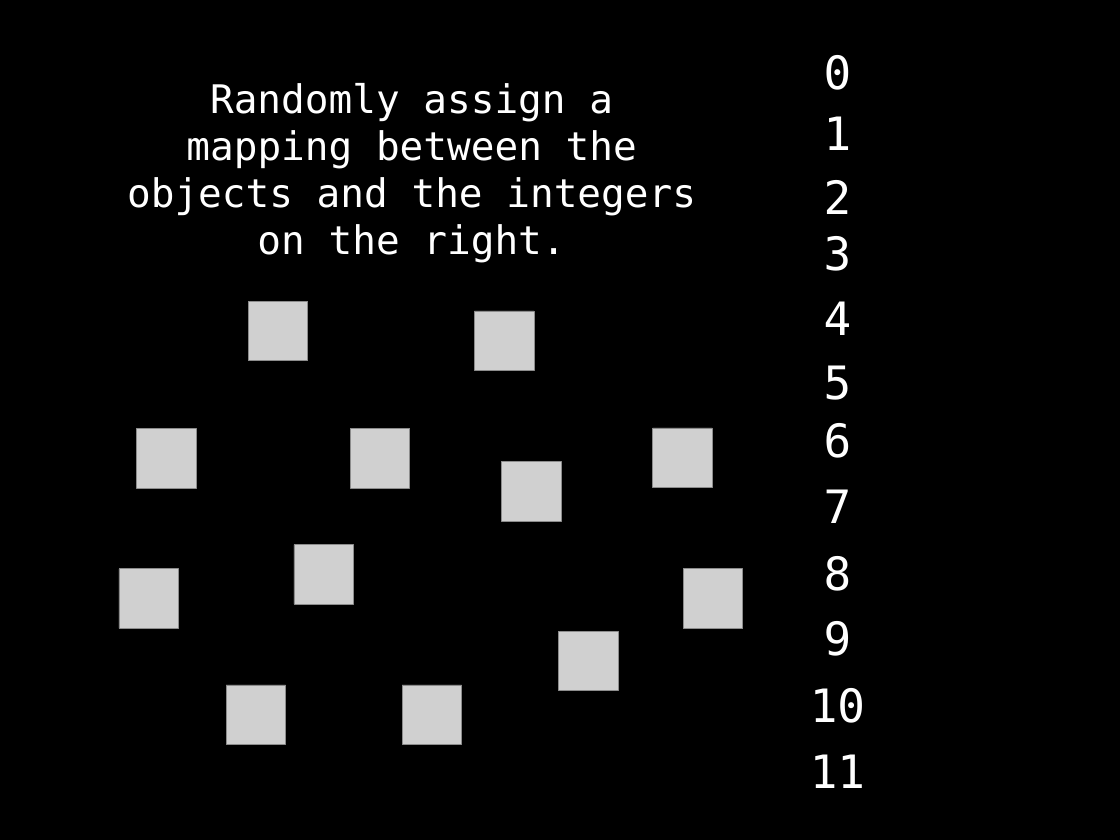
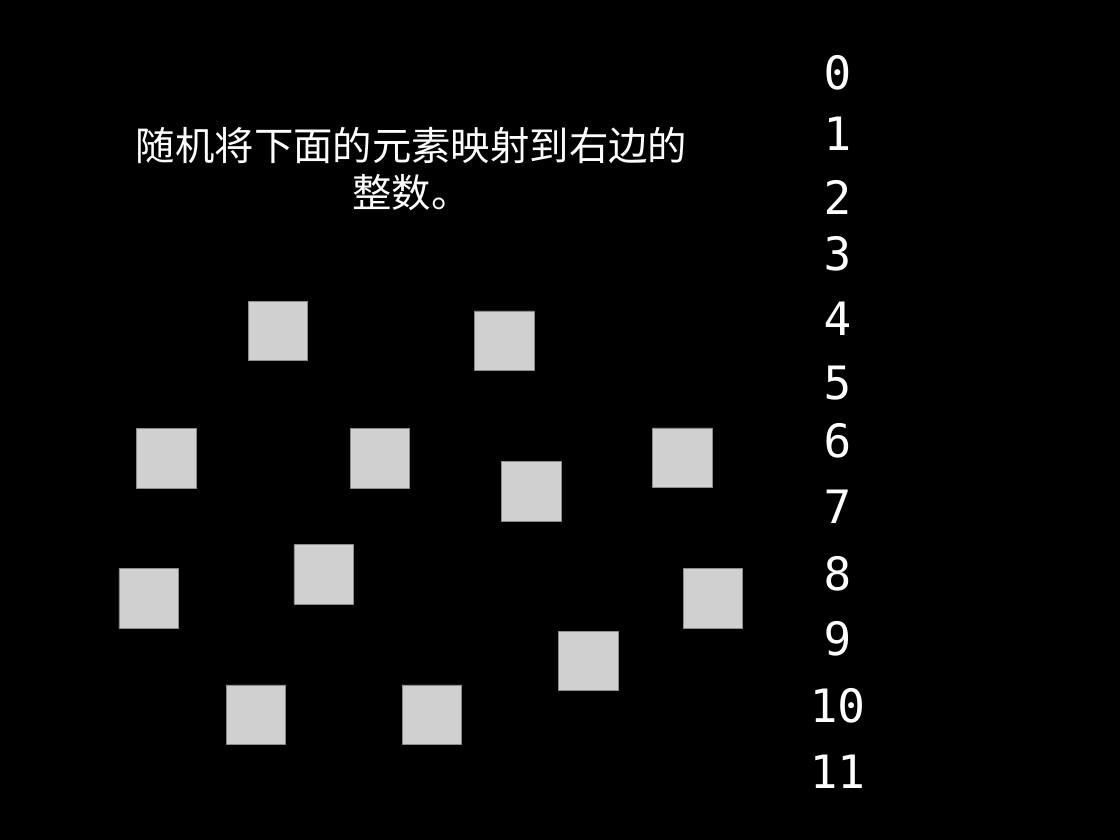
Before and after one commit to spring2go/Algorithms, a slide deck: slide 62 of slides/datastructures/unionfind/UnionFind.pptx. Drawn at 1120x840 pixels with LibreOffice and Linux fonts; fonts in the diff are those of the drawing; grey boxes stand for pictures. Boxes give left, top, right and bottom in pixels: in the first picture for what was removed or moved away, otherwise in the second. Text is boxed around its words. In the diff, an @@ line names an element or a change of style, - is before the commit and + after.

```diff
--- a/slides/datastructures/unionfind/UnionFind.pptx
+++ b/slides/datastructures/unionfind/UnionFind.pptx
@@ text at (x1=136, y1=127, x2=687, y2=210): text changed @@
-Randomly assign a mapping between the objects and the integers on the right.
+随机将下面的元素映射到右边的整数。
```
Also in this commit, not shown: 33 other slides changed, 3 slides added, 3 slides removed.
